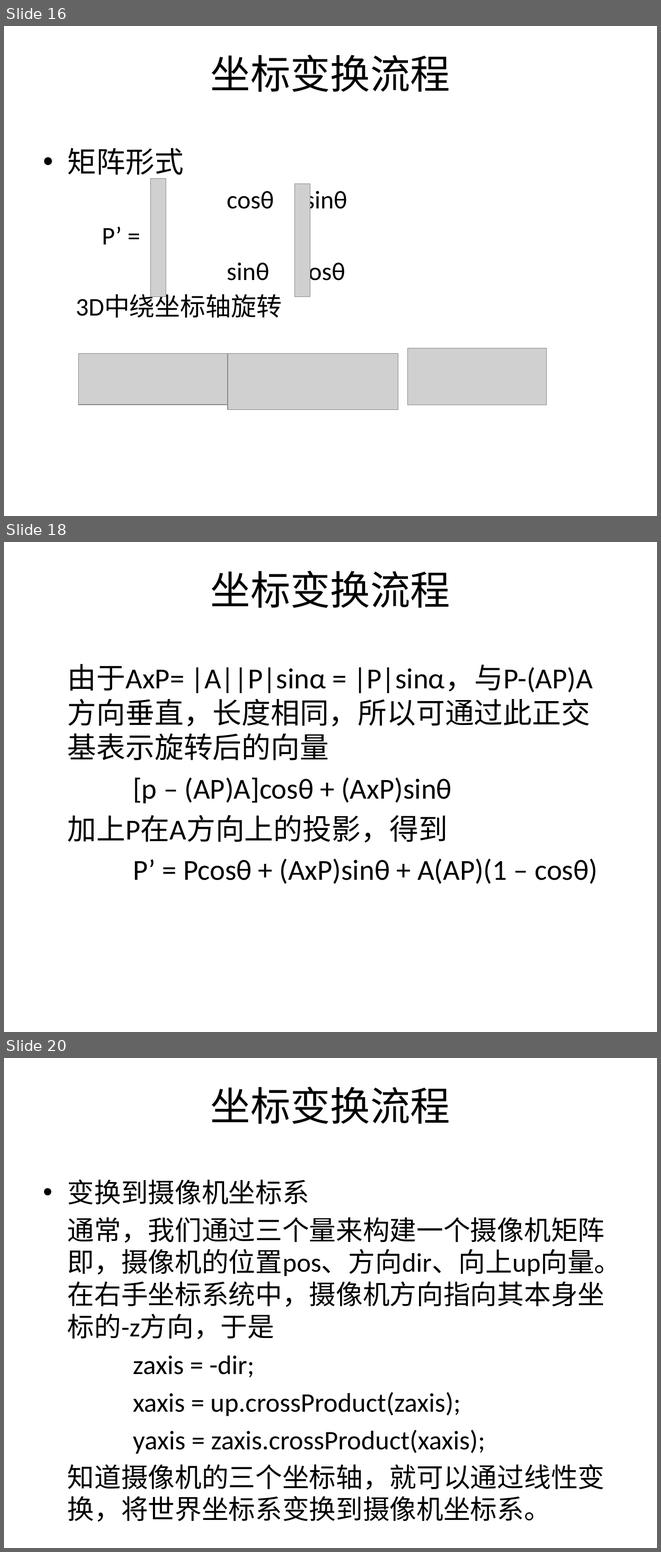
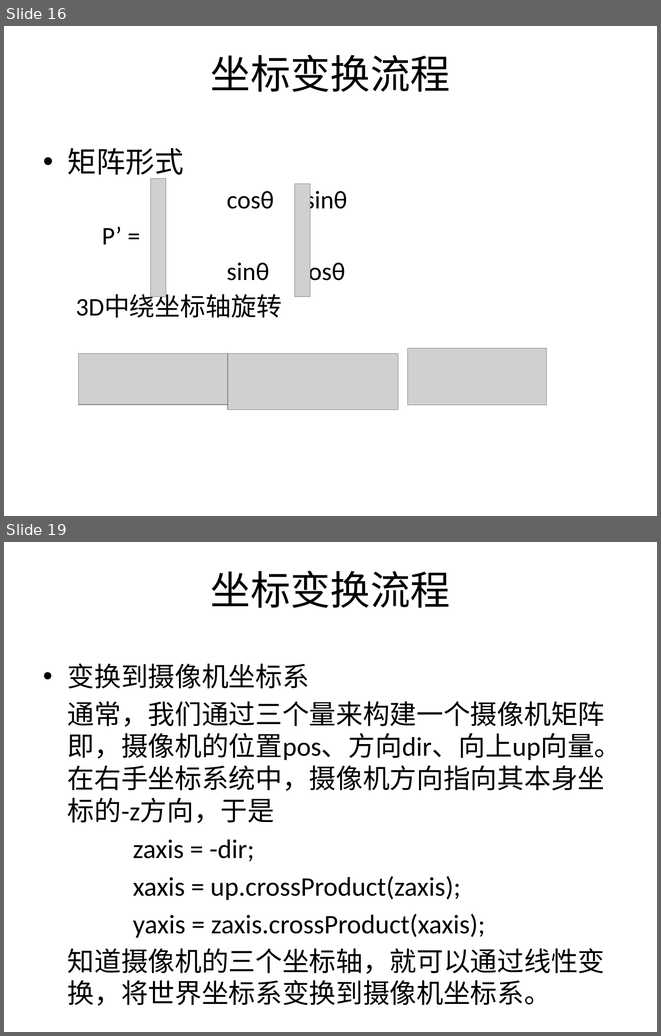
Before and after one commit to SeventhMage/MagicX, a slide deck: SoftEngine/doc/SoftwareRender.pptx. Shown one above the other, each under a label of ours: slides 16, 18 and 20 before the commit, slides 16 and 19 after it; the slides between them are not shown. The pictures are 661x1552 and 661x1036 pixels, drawn with LibreOffice and Linux fonts; fonts in the diff are those of the drawing; grey boxes stand for pictures; background and template pictures are left out. Boxes give left, top, right and bottom in pixels: in the first picture for what was removed or moved away, otherwise in the second. Text is boxed around its words. In the diff, an @@ line names an element or a change of style, - is before the commit and + after.

```diff
--- a/SoftEngine/doc/SoftwareRender.pptx
+++ b/SoftEngine/doc/SoftwareRender.pptx
@@ slide 18 removed at <box>4,542,657,1032</box>, background picture (left out) @@
@@ title removed at <box>211,571,450,608</box> @@
-坐标变换流程
@@ text removed at <box>68,664,598,884</box> @@
-由于AxP= |A||P|sinα = |P|sinα，与P-(AP)A方向垂直，长度相同，所以可通过此正交基表示旋转后的向量
-[p – (AP)A]cosθ + (AxP)sinθ
-加上P在A方向上的投影，得到
-P’ = Pcosθ + (AxP)sinθ + A(AP)(1 – cosθ)
@@ what was slide 20 is now slide 19 @@
```
Also in this commit, not shown: 5 slides changed, 2 other slides removed.
